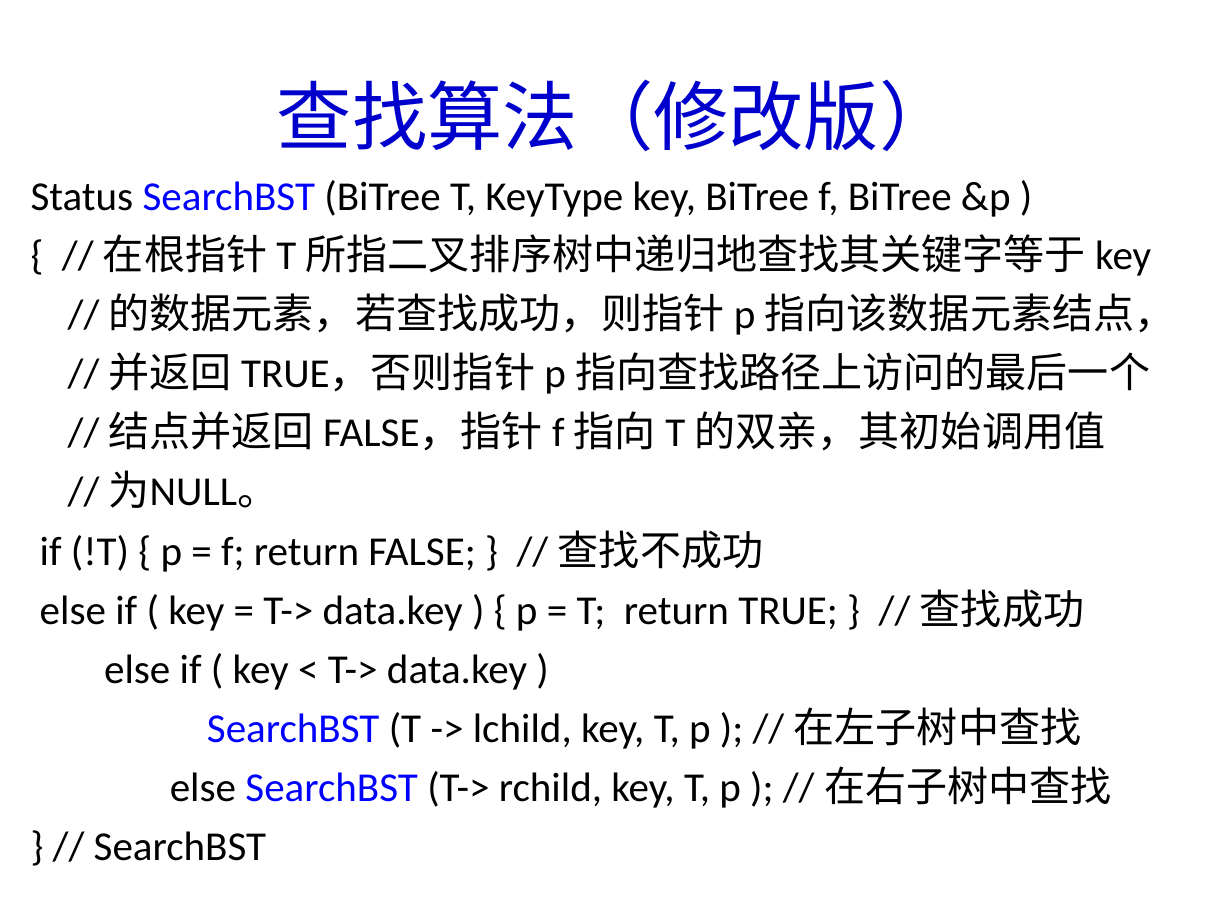
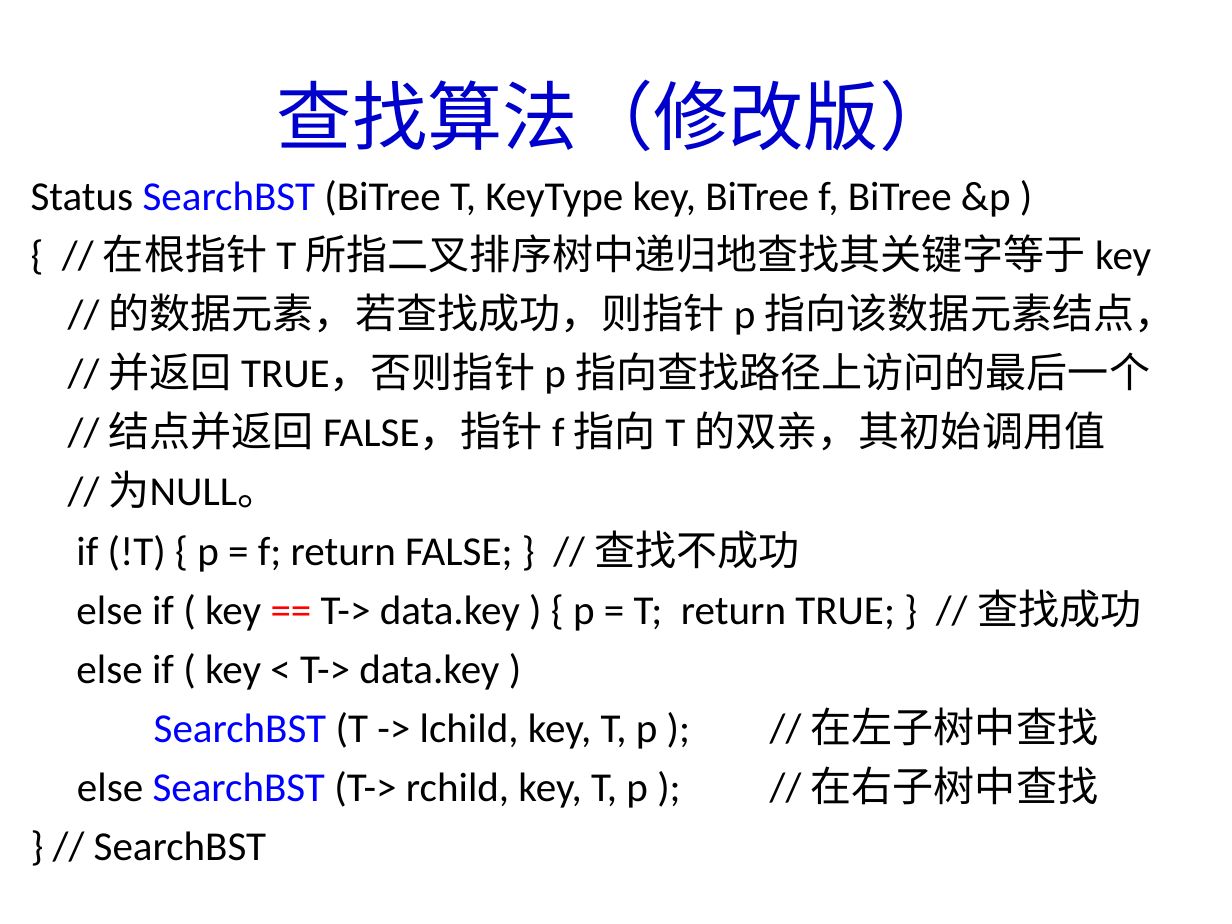
Before and after one commit to Gempittance/Data_Structur_Build, a slide deck: slide 24 of 数据结构PPT/ds9.pptx. Drawn at 1232x924 pixels with LibreOffice and Linux fonts; fonts in the diff are those of the drawing. Boxes give left, top, right and bottom in pixels: in the first picture for what was removed or moved away, otherwise in the second. Text is boxed around its words. In the diff, an @@ line names an element or a change of style, - is before the commit and + after.

```diff
--- a/数据结构PPT/ds9.pptx
+++ b/数据结构PPT/ds9.pptx
@@ text at (76, 470, 1141, 690): text changed @@
-// 为NULL。
-if (!T) { p = f; return FALSE; } // 查找不成功
-else if ( key = T-> data.key ) { p = T; return TRUE; } // 查找成功
-else if ( key < T-> data.key )
+// 为NULL。
+if (!T) { p = f; return FALSE; } // 查找不成功
+else if ( key == T-> data.key ) { p = T; return TRUE; } // 查找成功
+else if ( key < T-> data.key )
```
Also in this commit, not shown: 19 other slides changed, 5 slides added.
